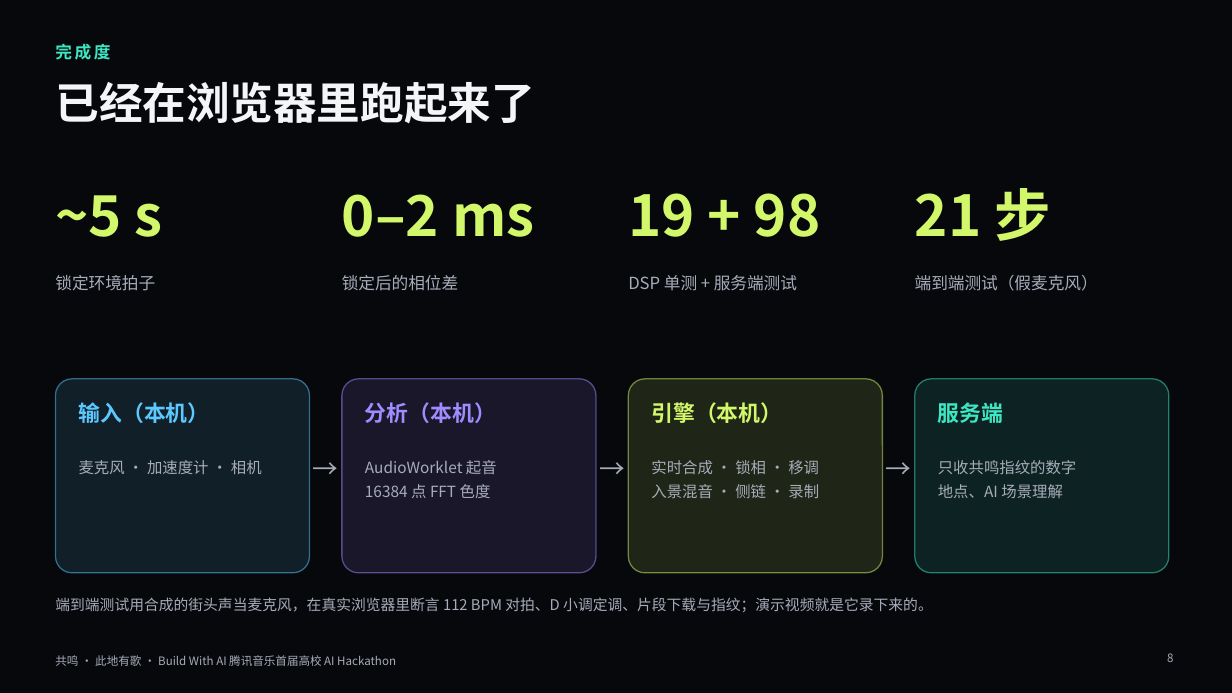
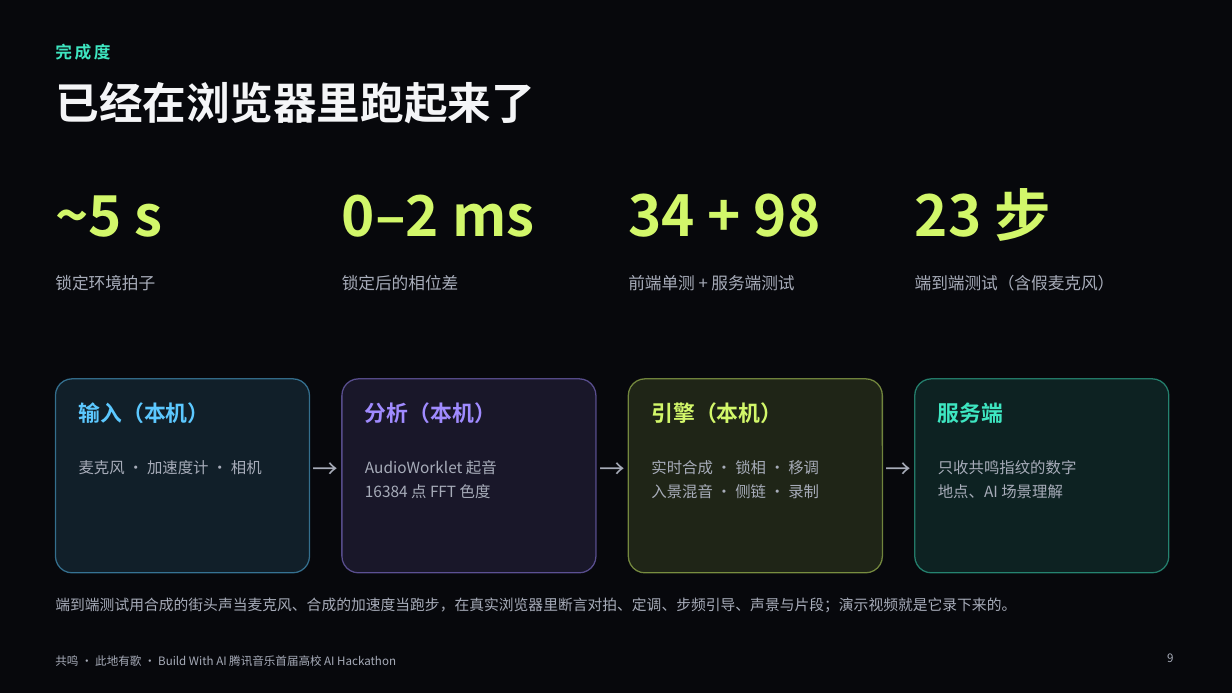
Before and after one commit to QHY8IV/MusicHere, a slide deck: slide 9 of pitch/共鸣-路演.pptx (slide 8 before the commit). Drawn at 1232x693 pixels with LibreOffice and Linux fonts; fonts in the diff are those of the drawing; background and template pictures are left out. Boxes give left, top, right and bottom in pixels: in the first picture for what was removed or moved away, otherwise in the second. Text is boxed around its words. In the diff, an @@ line names an element or a change of style, - is before the commit and + after.

```diff
--- a/pitch/共鸣-路演.pptx
+++ b/pitch/共鸣-路演.pptx
@@ text at <box>628,193,821,237</box>: text changed @@
-19 + 98
+34 + 98
@@ text at <box>915,188,1050,241</box>: text changed @@
-21 步
+23 步
@@ text at <box>628,275,794,291</box>: text changed @@
-DSP 单测 + 服务端测试
+前端单测 + 服务端测试
@@ text at <box>915,275,1115,291</box>: text changed @@
-端到端测试（假麦克风）
+端到端测试（含假麦克风）
@@ text at <box>55,597,1016,612</box>: text changed @@
-端到端测试用合成的街头声当麦克风，在真实浏览器里断言 112 BPM 对拍、D 小调定调、片段下载与指纹；演示视频就是它录下来的。
+端到端测试用合成的街头声当麦克风、合成的加速度当跑步，在真实浏览器里断言对拍、定调、步频引导、声景与片段；演示视频就是它录下来的。
```
Also in this commit, not shown: 5 other slides changed, 1 slide added, 11 other files.
